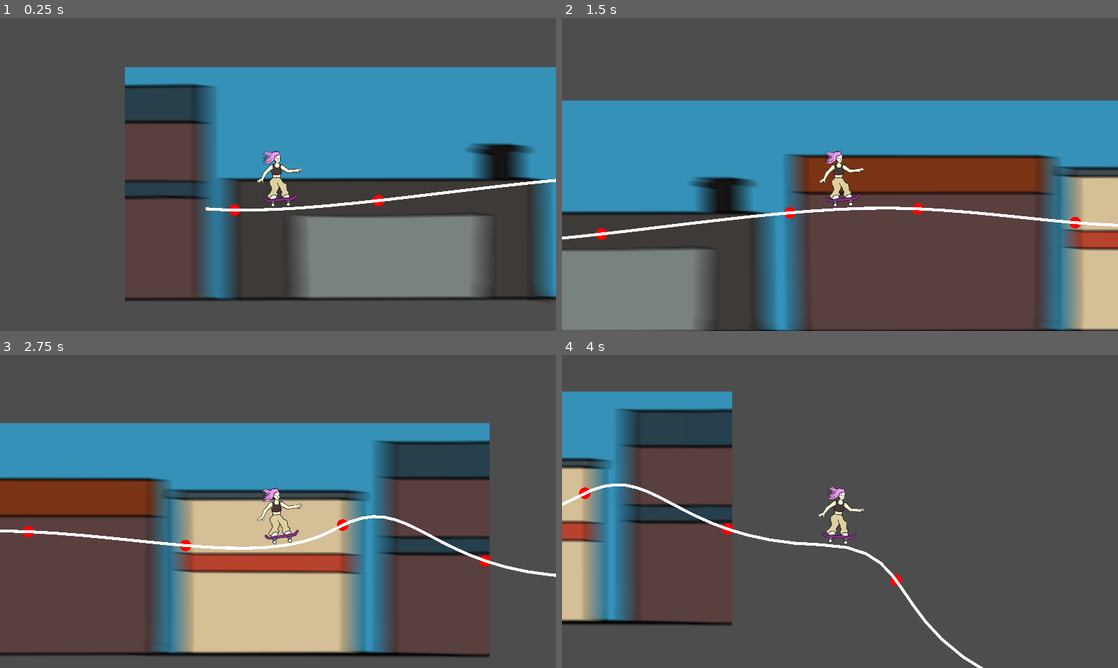
Above: before the commit, frames 1-4 (two rows, left to right).
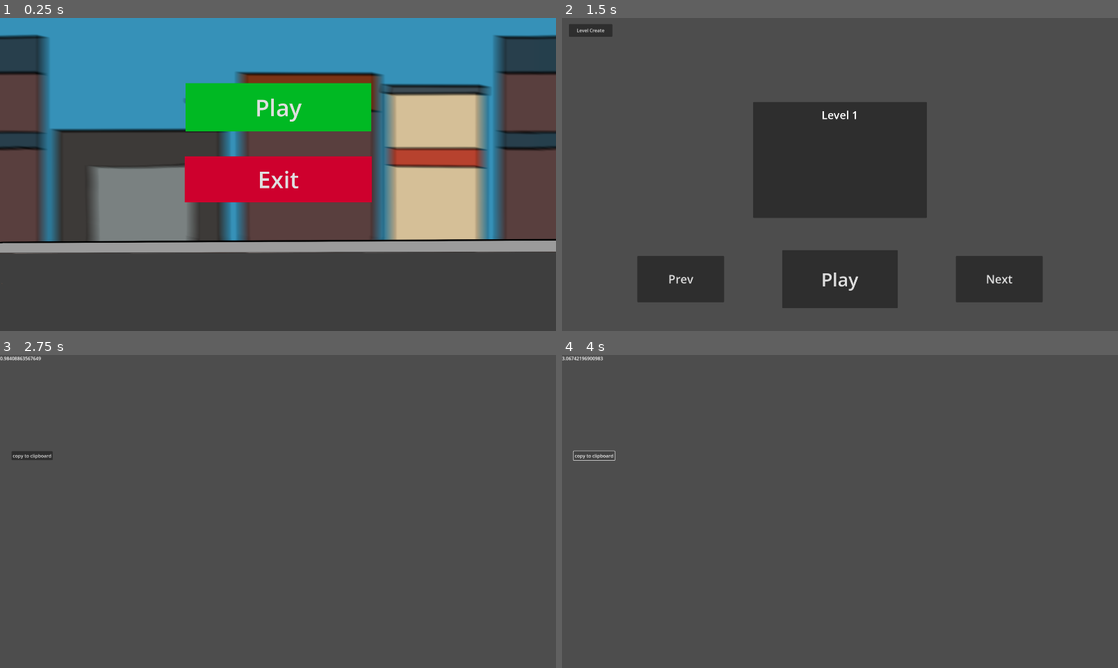
Above: after the commit, the same moments.

Repository: eel-in-denial/beat-skater
Game: Godot game, scene res://UI/title_screen/title_screen.tscn
Same seed, same stepped clock (60 frames per second), same inputs: the game is played once before the commit and once after it. Before the commit the project starts from res://globals_and_scripts/game_manager/game_manager.tscn. Sound files missing from this copy of the repository are replaced by a short silence.
Inputs (mouse positions are in pixels of both pictures, inside the frame that each line leads up to):
- Up to frame 1 (0.25 s): no input
- Up to frame 2 (1.5 s): click (840, 108) at 0.5 s, where only the run after the commit has a clickable "Play"; click (834, 290) at 1.25 s, where only the run after the commit has a clickable "Play"
- Up to frame 3 (2.75 s): click (27, 367) at 2 s, where only the run after the commit has a clickable "Level Create"
- Up to frame 4 (4 s): click (595, 455) at 2.75 s, where only the run after the commit has a clickable "copy to clipboard"; click (595, 455) at 3.5 s, where only the run after the commit has a clickable "copy to clipboard"

The runs differ from the first frame. In frame 1, 73% of the frame differs, in the area x 0-100%, y 0-91%; in frame 2, 57%; in frame 3, 44%; in frame 4, 15%.

Commit message:
levelstufss

Diff:
--- a/globals_and_scripts/game_manager/game_manager.gd
+++ b/globals_and_scripts/game_manager/game_manager.gd
@@ -1,7 +1,5 @@
 extends Node2D
 var game_scene_files = {}
-
-var game_manager: Node2D
 
 var curr_game_scene: Node2D = null
 
@@ -15,7 +13,7 @@
 		"level_create": load("res://level_editor/level_create.tscn"),
 		"test" : load("res://test/slope_test.tscn")
 		}
-	change_scene("test")
+	curr_game_scene = get_tree().current_scene
 
 
 # Called every frame. 'delta' is the elapsed time since the previous frame.
@@ -29,6 +27,6 @@
 		curr_game_scene = game_scene_files[new_scene].instantiate()
 		if data:
 			curr_game_scene.initialize_data(data)
-		add_child(curr_game_scene)
+		get_tree().root.add_child(curr_game_scene)
 	else:
 		print("Error, scene not found")
--- a/globals_and_scripts/game_manager/game_manager.tscn
+++ /dev/null
@@ -1,6 +0,0 @@
-[gd_scene load_steps=2 format=3 uid="uid://byv7vokyj33tu"]
-
-[ext_resource type="Script" uid="uid://dycudrt1lkd45" path="res://globals_and_scripts/game_manager/game_manager_node.gd" id="1_icjyh"]
-
-[node name="GameManager" type="Node2D"]
-script = ExtResource("1_icjyh")
--- a/globals_and_scripts/game_manager/game_manager_node.gd
+++ /dev/null
@@ -1,6 +0,0 @@
-extends Node2D
-
-
-# Called when the node enters the scene tree for the first time.
-func _ready() -> void:
-	GameManager.game_manager = self
--- a/globals_and_scripts/global.gd
+++ b/globals_and_scripts/global.gd
@@ -23,10 +23,6 @@
 var enabled := false
 
 enum hit {Perfect, Good, OK, Miss}
-
-var player_speed := 0.0
-var player_jump_height := 500
-var player_screen_position := Vector2(480.0, 0)
 
 var is_calibrated := false
 
--- a/level_assets/beat/beat.gd
+++ b/level_assets/beat/beat.gd
@@ -25,27 +25,28 @@
 
 
 func initialise(
-	data := {"beat_type": 1, "press_type": "tap", "height": 0, "beat": 9, "duration": 4}
+	pos: Vector2,
+	data := {"beat_type": 1, "press_type": "tap", "height": 0, "beat": 9, "duration": 4},
 ):
 	beat_type = data["beat_type"]
 	time_pos = data["beat"] * Global.sec_per_beat
 	height = data["height"]
 	press_type = data["press_type"]
 
-	position = Vector2(Global.player_screen_position.x + 120.0 + time_pos*Global.player_speed, 670)
+	position = pos
 	if beat_type == 1:
 		modulate = Color(1.0, 1.0, 1.0)
 	elif beat_type == 2:
 		modulate = Color(1.0, 0.0, 0.0)
-	if press_type == "hold":
-		hold_time = data["duration"] * Global.sec_per_beat
-		hold_position = hold_time * Global.player_speed
-		position.x += hold_position
-		hold_sprite = $HoldBeat
-		hold_line = $HoldLine
-		hold_line.add_point(Vector2(-hold_position, 0))
-		hold_sprite.position.x = -hold_position
-		hold_sprite.visible = true
+	#if press_type == "hold":
+		#hold_time = data["duration"] * Global.sec_per_beat
+		#hold_position = hold_time * Global.player_speed
+		#position.x += hold_position
+		#hold_sprite = $HoldBeat
+		#hold_line = $HoldLine
+		#hold_line.add_point(Vector2(-hold_position, 0))
+		#hold_sprite.position.x = -hold_position
+		#hold_sprite.visible = true
 
 func _on_body_entered(body: Node2D) -> void:
 	if body.is_in_group("player"):
--- a/levels/level_player.gd
+++ b/levels/level_player.gd
@@ -1,19 +1,22 @@
 extends Node2D
 
 var beat = preload("res://level_assets/beat/beat.tscn")
-#var floor = preload("")
-var beat_distance := 0.0
-
 
 @onready var backgroud: Sprite2D = $Background
 @onready var floor := $Floor
-@onready var player := $Player
+@onready var path := $LevelPath
 @onready var accuracy_reader := $CanvasLayer/ProgressBar
 @onready var song_pos := $CanvasLayer/Label2
-var beats: Array[Beat] = []
+#var beats: Array[Beat] = []
 var json_path: String
 var level_data: Dictionary
 
+var player_initial_speed := 0.0
+var player_jump_height := 500
+var player_screen_position := Vector2(480.0, 0)
+var gravity := Vector2(0, 980)
+
+var on_beat_points := []
 
 # Called when the node enters the scene tree for the first time.
 func initialize_data(data := {"json_path": ""}):
@@ -29,19 +32,50 @@
 	song_pos.text = str(Global.beat_position)
 
 func load_level():
-	Global.player_speed = 700
+	player_initial_speed = 700
 	Global.new_level(load(level_data["song_path"]), level_data["bpm"])
-	beat_distance = Global.player_speed * Global.sec_per_beat
-	player.initialize_level()
 
-	backgroud.region_rect.size.x = Global.player_speed * Global.song_duration + 1920
-	floor.region_rect.size.x = Global.player_speed * Global.song_duration + 1920
+	generate_slopes()
+	path.generate_graphics()
+	place_beats()
 
-	for b_data in level_data["beats"]:
-		var new_beat: Beat = beat.instantiate()
-		new_beat.initialise(b_data)
-		add_child(new_beat)
-		beats.append(new_beat)
+
+func generate_slopes():
+	var noise := FastNoiseLite.new()
+	noise.noise_type = FastNoiseLite.TYPE_SIMPLEX
+	noise.frequency = 0.0004    # controls hill width (smaller = wider hills)
+	noise.fractal_octaves = 2   # adds detail
+	for x in range(0, 200000, 50):  # x step controls resolution
+		var y = 300 + noise.get_noise_1d(float(x)) * 150
+		path.curve.add_point(Vector2(x, y))
+
+
+func place_beats():
+	var time = 0.0
+	var distance = 0.0
+	var time_interval := 0.1
+	var total_length = path.curve.get_baked_length()
+	var speed = player_initial_speed
+	var i := 0
+	var next_beat: float = level_data["beats"][i]["beat"] * Global.sec_per_beat
+	var num_of_beats: int = level_data["beats"].size()
+	while time < Global.song_duration:
+		var p_1: Vector2 = path.curve.sample_baked(distance)
+		var p_2: Vector2 = path.curve.sample_baked(distance + 0.1)
+		var tangent = (p_2 - p_1).normalized()
+		var acceleration = gravity.dot(tangent)
+		speed += acceleration * time_interval
+		distance += speed * time_interval
+
+		distance = clamp(distance, 0.0, total_length)
+		if abs(time - next_beat) < time_interval:
+			if i < num_of_beats:
+				var new_beat: Beat = beat.instantiate()
+				new_beat.initialise(p_1, level_data["beats"][i])
+				add_child(new_beat)
+				i += 1
+				next_beat = level_data["beats"][i]["beat"] * Global.sec_per_beat
+		time += time_interval
 
 func transition_to_score():
 	GameManager.change_scene("level_select")
--- a/levels/level_player.tscn
+++ b/levels/level_player.tscn
@@ -1,7 +1,6 @@
-[gd_scene load_steps=9 format=3 uid="uid://b32omb74nxg7c"]
+[gd_scene load_steps=8 format=3 uid="uid://b32omb74nxg7c"]
 
 [ext_resource type="Script" uid="uid://cnu6pqrxeqr5h" path="res://levels/level_player.gd" id="1_pihvh"]
-[ext_resource type="PackedScene" uid="uid://deopnh0suycc6" path="res://player/player.tscn" id="2_fi75e"]
 [ext_resource type="Texture2D" uid="uid://binuhy6esxq8p" path="res://level_assets/floor/Untitled_Artwork-2.png" id="3_abvnd"]
 [ext_resource type="Texture2D" uid="uid://ejqir7kmsfgi" path="res://level_assets/background/BackgroundDraft.png" id="3_fi75e"]
 [ext_resource type="Script" uid="uid://c1mdnw8k2mmrd" path="res://test/test_slopething.gd" id="5_7k0b1"]
@@ -26,9 +25,6 @@
 region_enabled = true
 region_rect = Rect2(0, 0, 1920, 1080)
 
-[node name="Player" parent="." instance=ExtResource("2_fi75e")]
-position = Vector2(360, 690)
-
 [node name="CanvasLayer" type="CanvasLayer" parent="."]
 
 [node name="Label" type="Label" parent="CanvasLayer"]
@@ -50,7 +46,7 @@
 
 [node name="test_slope_player" type="Node2D" parent="." node_paths=PackedStringArray("path")]
 script = ExtResource("6_g4c03")
-path = NodePath("../Path2D")
+path = NodePath("../LevelPath")
 
 [node name="Sprite2D" type="Sprite2D" parent="test_slope_player"]
 texture = ExtResource("7_oae5j")
@@ -58,10 +54,10 @@
 
 [node name="Camera2D" type="Camera2D" parent="test_slope_player"]
 
-[node name="Path2D" type="Path2D" parent="." node_paths=PackedStringArray("player")]
+[node name="LevelPath" type="Path2D" parent="." node_paths=PackedStringArray("player")]
 position = Vector2(0, 300)
 curve = SubResource("Curve2D_jdiw6")
 script = ExtResource("5_7k0b1")
 player = NodePath("../test_slope_player")
 
-[node name="Line2D" type="Line2D" parent="Path2D"]
+[node name="Line2D" type="Line2D" parent="LevelPath"]
--- a/project.godot
+++ b/project.godot
@@ -11,7 +11,7 @@
 [application]
 
 config/name="Beat Skater"
-run/main_scene="uid://byv7vokyj33tu"
+run/main_scene="uid://bo86xcc5x5ia0"
 config/features=PackedStringArray("4.5", "GL Compatibility")
 config/icon="res://icon.svg"
 
--- a/test/test_slopething.gd
+++ b/test/test_slopething.gd
@@ -3,42 +3,19 @@
 @onready var line := $Line2D
 var on_beat_points := []
 @export var initial_speed := 1000
-@export var gravity := Vector2(0, 980)
+
 @export var player: Node
 
 # Called when the node enters the scene tree for the first time.
 func _ready() -> void:
-	var noise := FastNoiseLite.new()
-	noise.noise_type = FastNoiseLite.TYPE_SIMPLEX
-	noise.frequency = 0.0007    # controls hill width (smaller = wider hills)
-	noise.fractal_octaves = 2   # adds detail
-	var last_manual_point = curve.get_point_position(8)
-	for x in range(0, 50000, 50):  # x step controls resolution
-		var y = 300 + noise.get_noise_1d(float(x)) * 150
-		curve.add_point(Vector2(x+last_manual_point.x, y+last_manual_point.y))
-	var time = 0.0
-	var distance = 0.0
-	var time_interval := 0.1
 	curve.bake_interval = 10
+
+
+	#player.init()
+	#fuckin why this no work
+func generate_graphics():
 	line.points = curve.tessellate_even_length(4)
-	var total_length = curve.get_baked_length()
-	var speed = initial_speed
-	var next_beat := 0.0
-	while time < 60:
-		var p_1 := curve.sample_baked(distance)
-		var p_2 := curve.sample_baked(distance + 0.1)
-		var tangent = (p_2 - p_1).normalized()
-		var acceleration = gravity.dot(tangent)
-		speed += acceleration * time_interval
-		distance += speed * time_interval
 
-		distance = clamp(distance, 0.0, total_length)
-		if abs(time - next_beat) < time_interval:
-			on_beat_points.append(distance)
-			next_beat += 60.0/100.0
-		time += time_interval
-	player.init()
-	#fuckin why this no work
 func _draw():
 	var pts = curve.get_baked_points()
 	for p in pts:
--- a/test_slope_player.gd
+++ b/test_slope_player.gd
@@ -27,7 +27,7 @@
 
 	distance = clamp(distance, 0.0, total_length)
 
-	global_position = curve.sample_baked(distance) + Vector2(0, -120)
+	global_position = curve.sample_baked(distance) + Vector2(0, -120) + path.global_position
 	rotation = tangent.angle()
 	#print(p_1, " ", p_2)
 
Not shown, removed: globals_and_scripts/game_manager/game_manager_node.gd.uid
Not shown: 1 places in globals_and_scripts/global.tscn that only renumber resources
